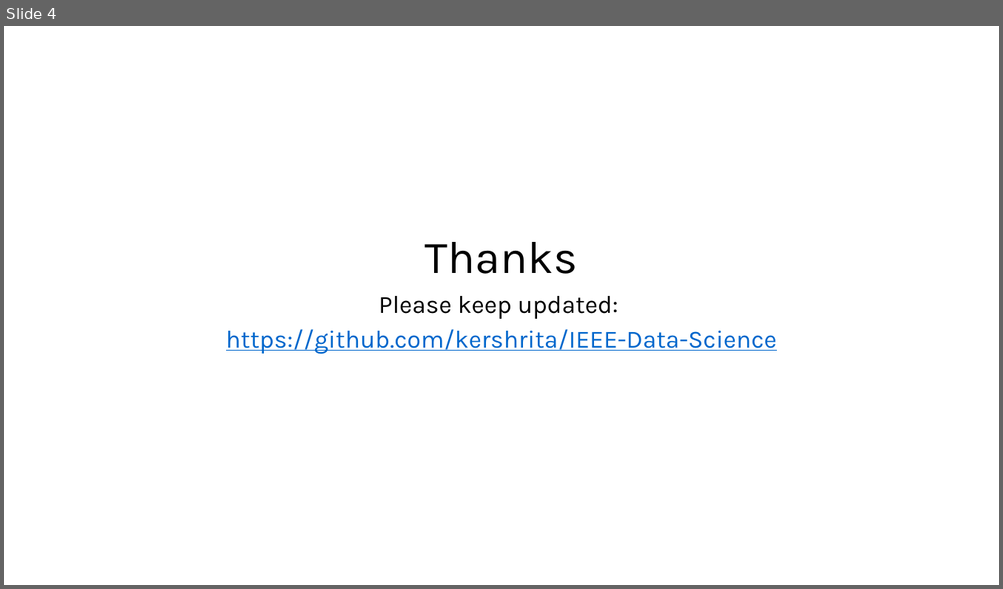
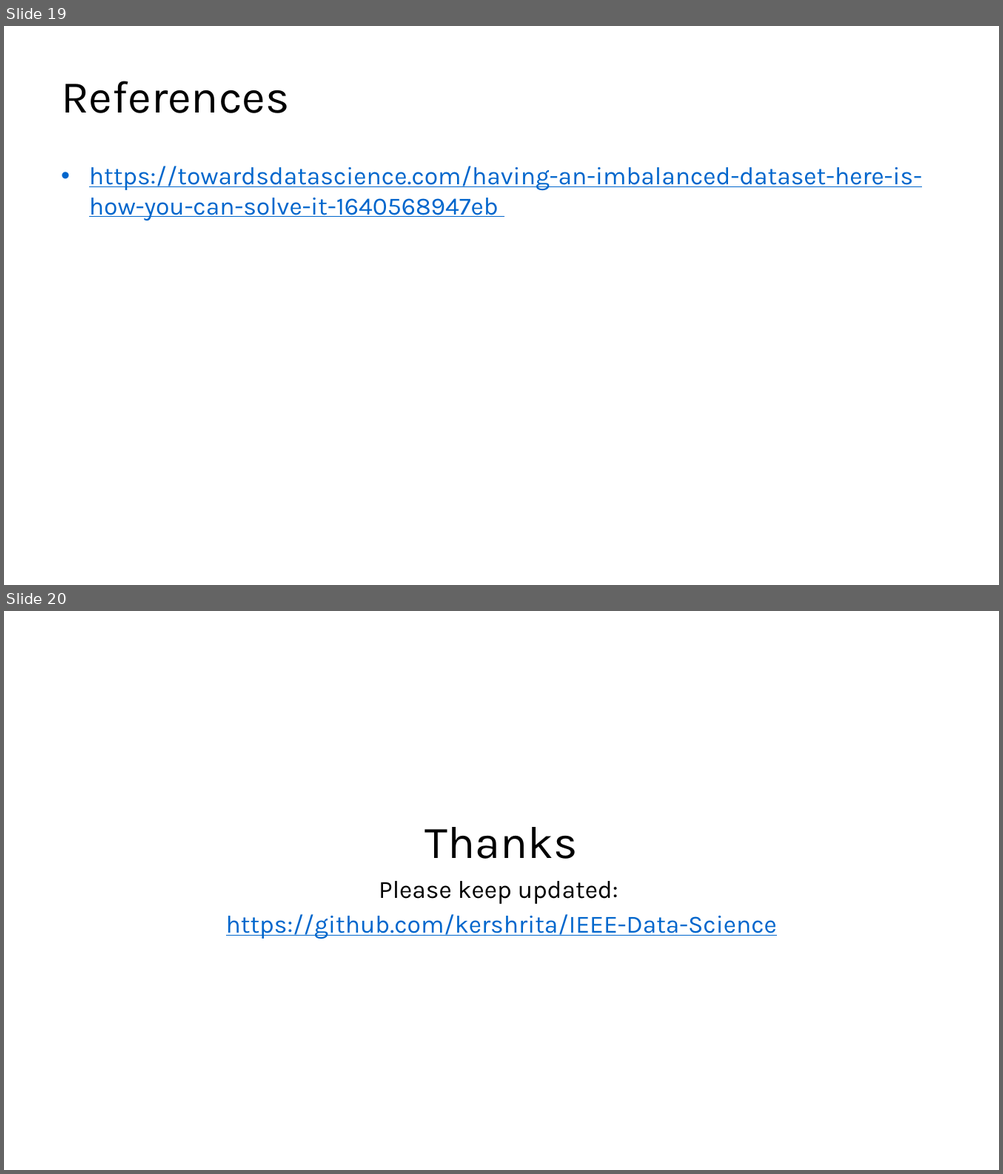
Before and after one commit to kershrita/Data-Science-Roadmap, a slide deck: slides/Session 05 - Data Transformation.pptx. Shown one above the other, each under a label of ours: slide 4 before the commit, slides 19 and 20 after it. The pictures are 1003x589 and 1003x1174 pixels, drawn with LibreOffice and Linux fonts; fonts in the diff are those of the drawing. Boxes give left, top, right and bottom in pixels: in the first picture for what was removed or moved away, otherwise in the second. Text is boxed around its words. In the diff, an @@ line names an element or a change of style, - is before the commit and + after.

```diff
--- a/slides/Session 05 - Data Transformation.pptx
+++ b/slides/Session 05 - Data Transformation.pptx
@@ slide 19 added at box(4, 26, 999, 585), background #FFFFFF @@
@@ title added at box(61, 81, 290, 113), 44 pt, text #000000 @@
+References
@@ text added at box(89, 166, 922, 221), 24 pt, text #0066CC, underline @@
+• https://towardsdatascience.com/having-an-imbalanced-dataset-here-is-how-you-can-solve-it-1640568947eb
@@ what was slide 4 is now slide 20 @@
```
Also in this commit, not shown: 17 other slides added, 2 slides removed, 2 other files.
